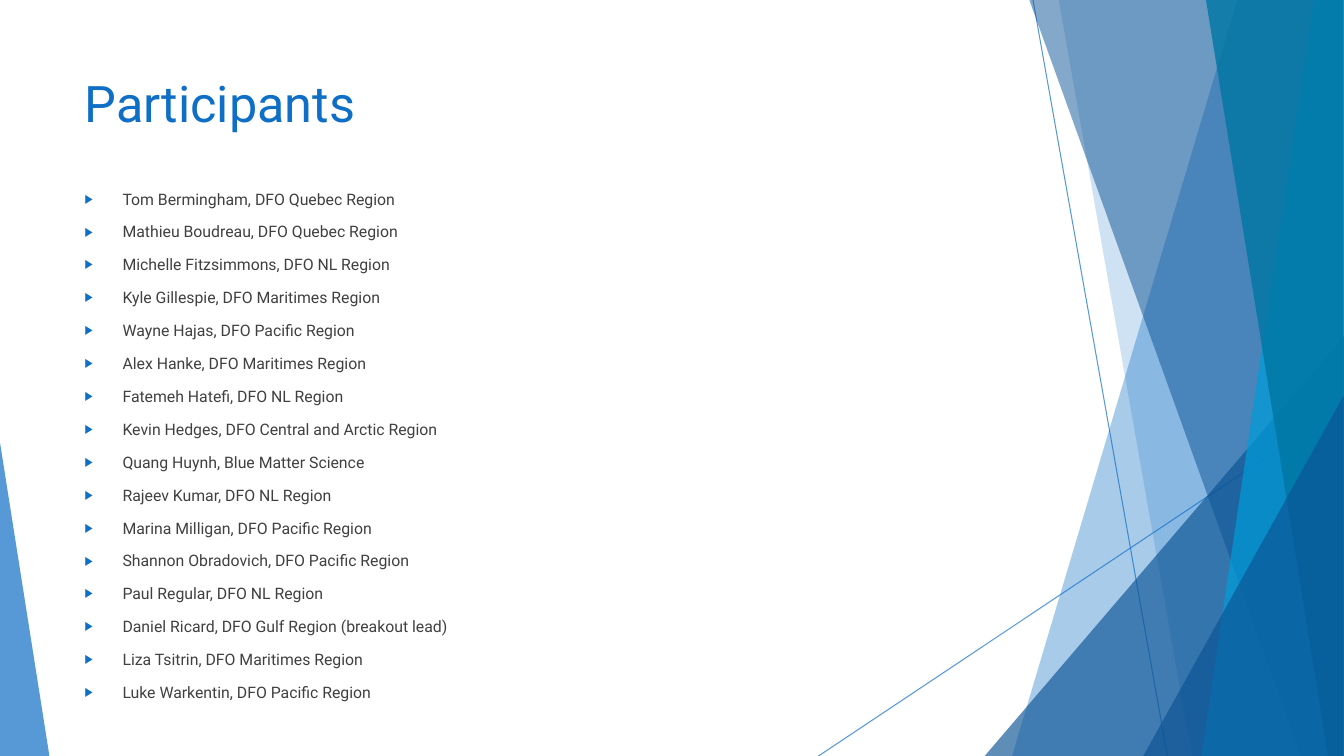
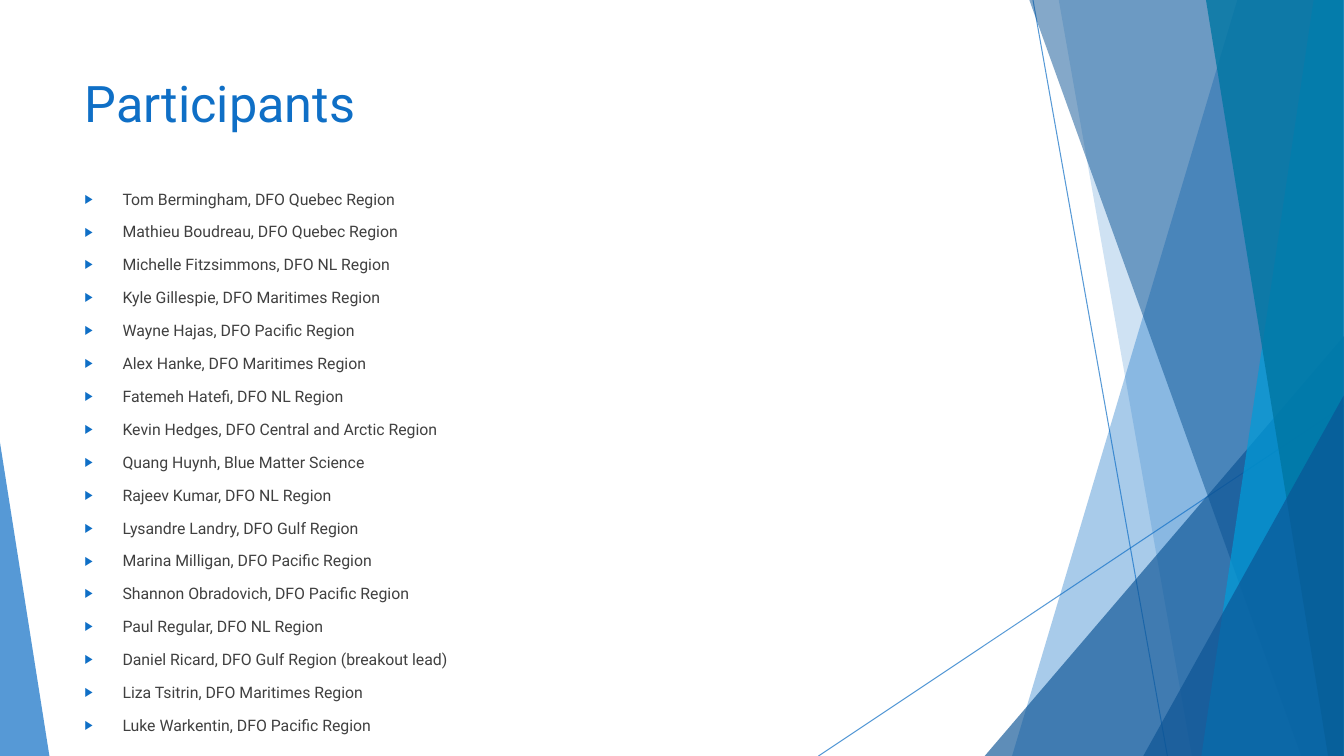
Before and after one commit to TESA-workshops/sim-make-a-world, a slide deck: slide 2 of TESA_Simulation_Workshop_2021_Breakout_Report_Make_a_World.pptx. Drawn at 1344x756 pixels with LibreOffice and Linux fonts; fonts in the diff are those of the drawing. Boxes give left, top, right and bottom in pixels: in the first picture for what was removed or moved away, otherwise in the second. Text is boxed around its words. In the diff, an @@ line names an element or a change of style, - is before the commit and + after.

```diff
--- a/TESA_Simulation_Workshop_2021_Breakout_Report_Make_a_World.pptx
+++ b/TESA_Simulation_Workshop_2021_Breakout_Report_Make_a_World.pptx
@@ text at [123, 522, 359, 538]: paragraph added @@
+▶ Lysandre Landry, DFO Gulf Region
```
Also in this commit, not shown: 5 other slides changed.
